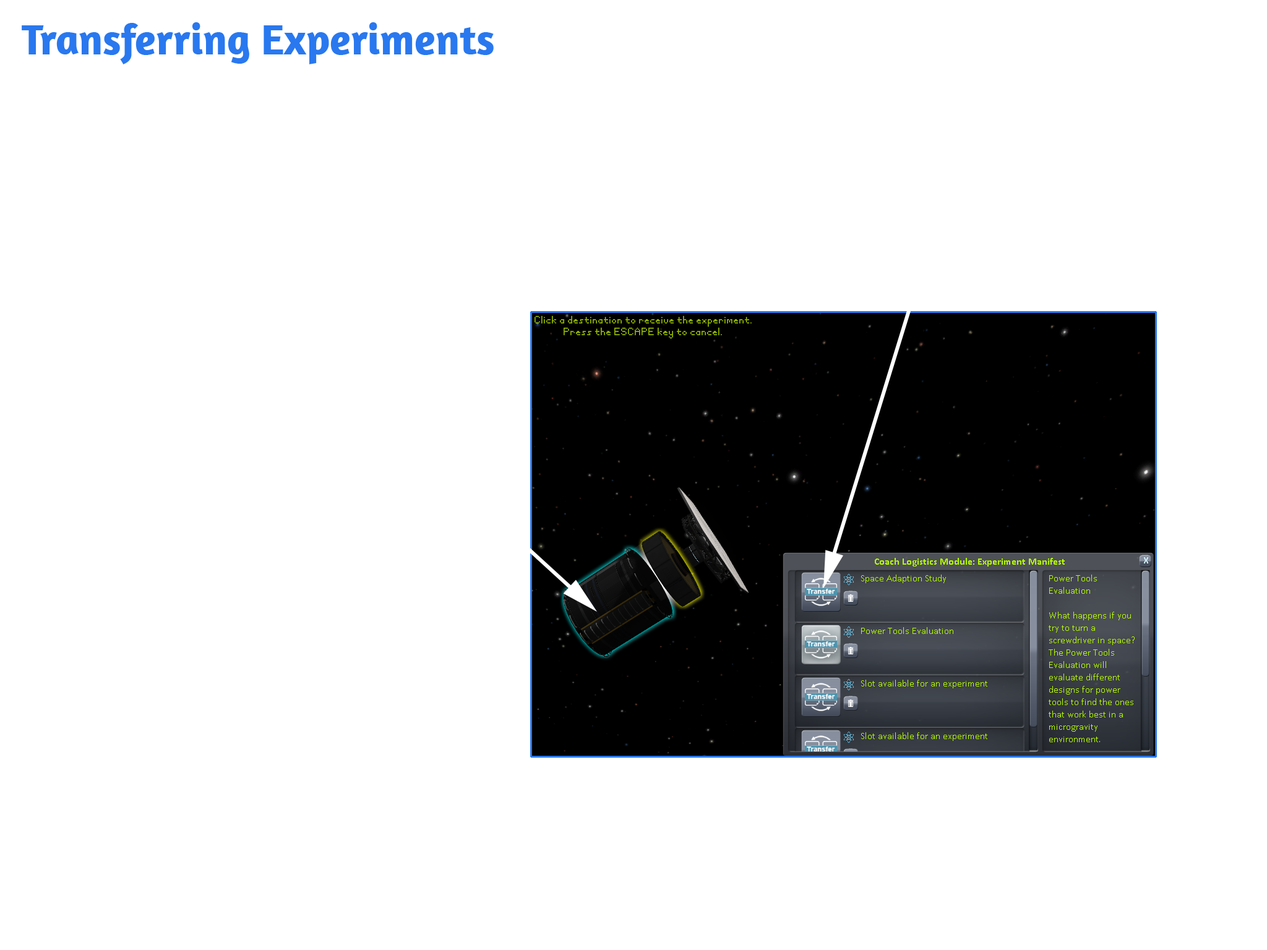
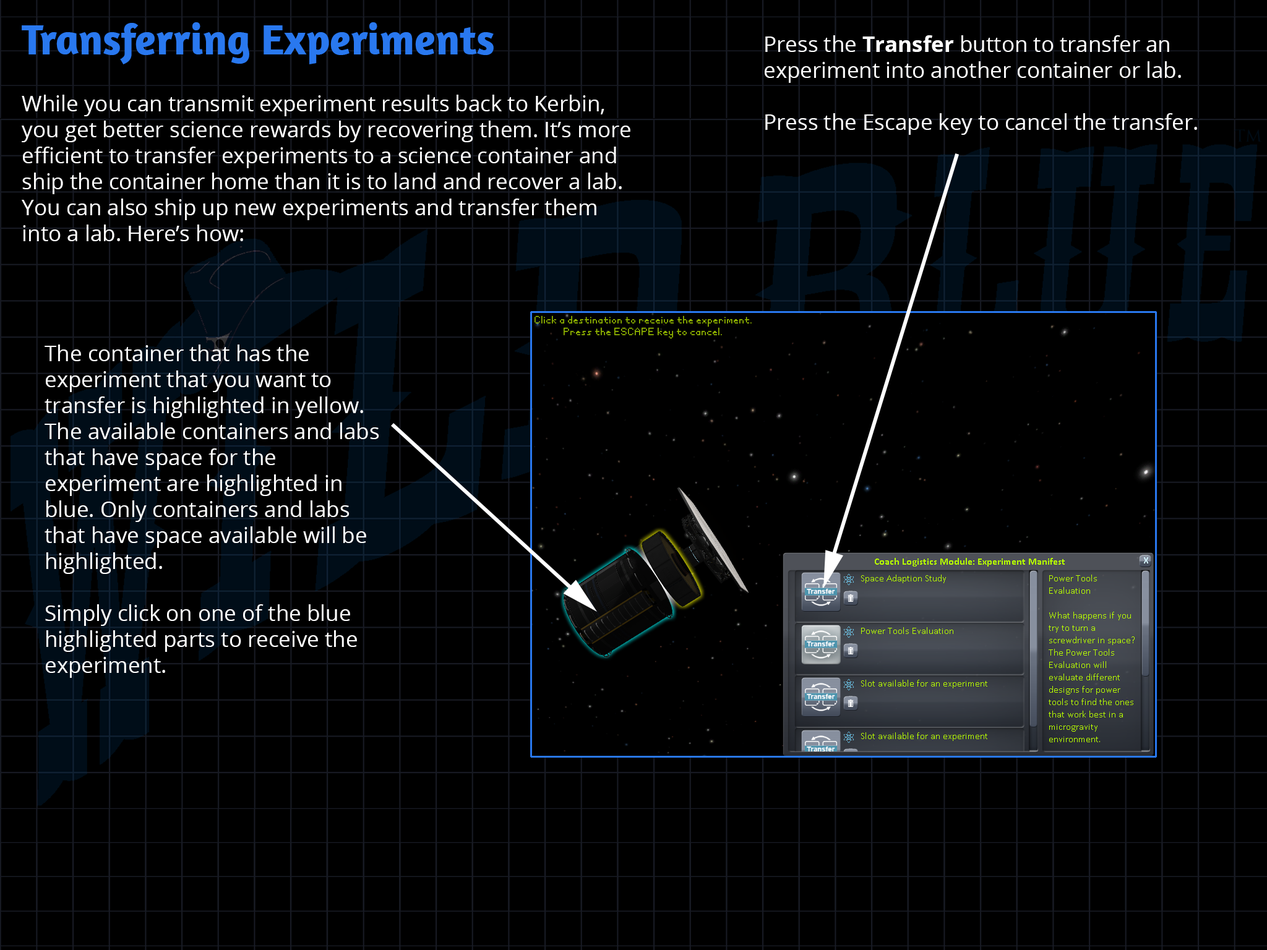
Before/after of a (1267, 950) layered artwork. What changed in the layer stack:
showed "Layer 2" over <box>0,0,1267,950</box>
